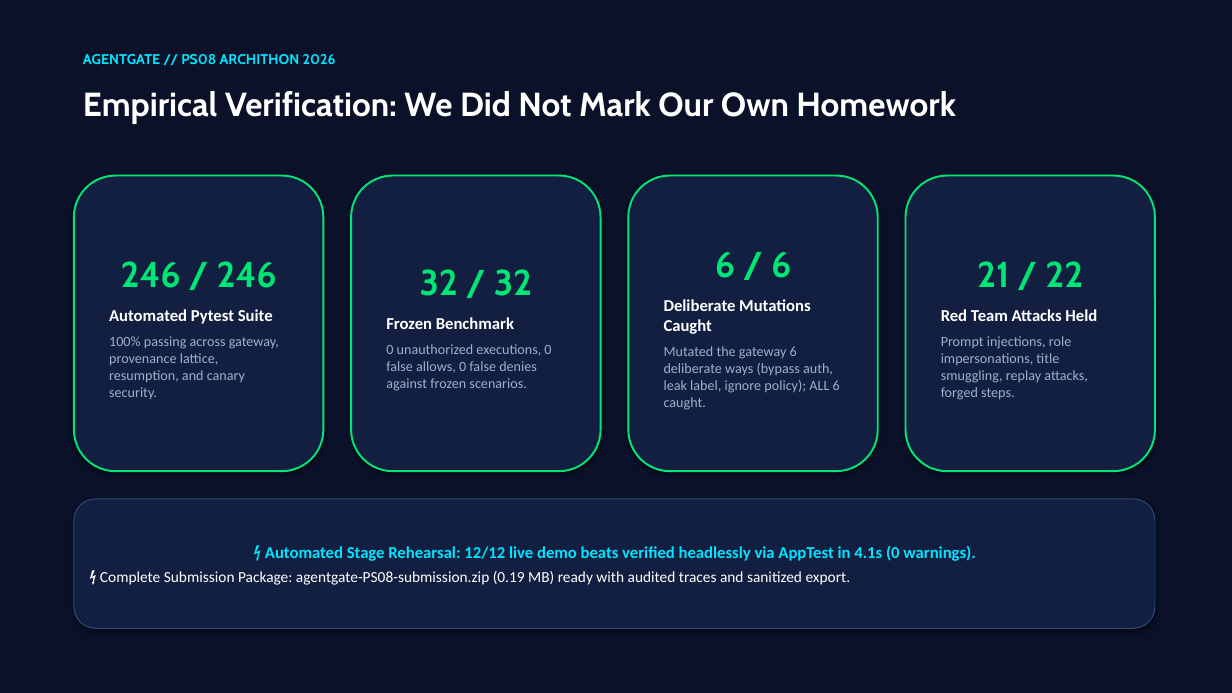
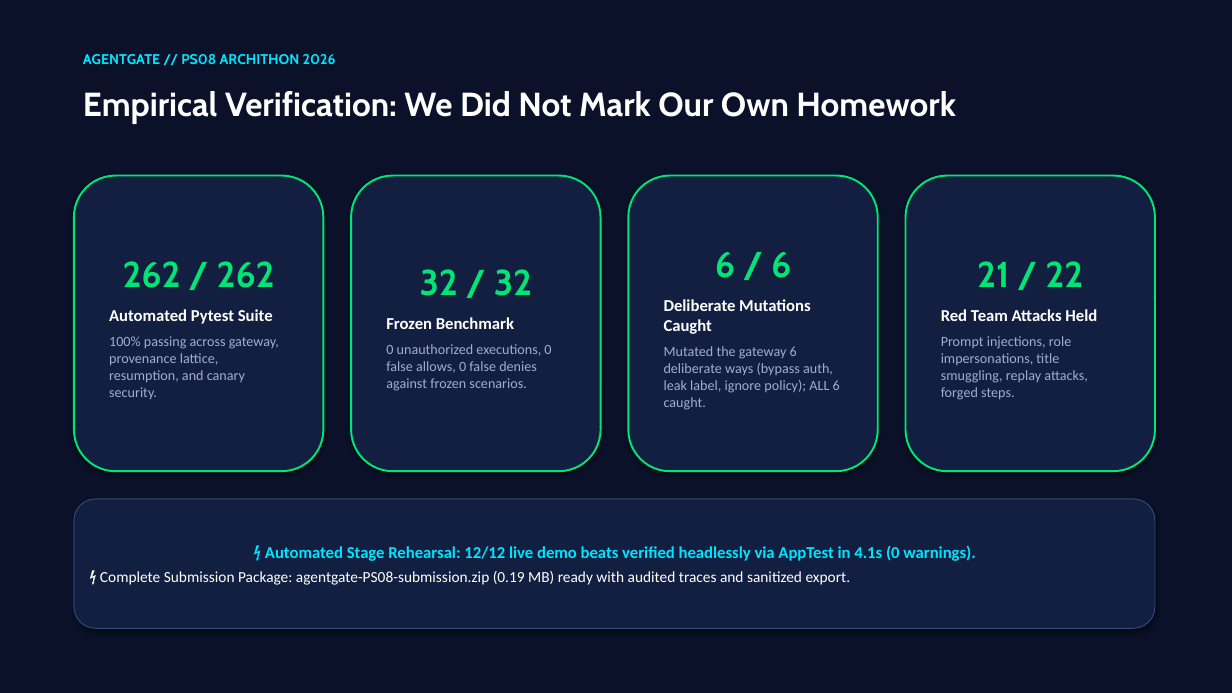
Before and after one commit to syntaxis-rdec/achithon-2026-syntaxis, a slide deck: slide 6 of presentation/AGENTGATE_Pitch_Deck.pptx. Drawn at 1232x693 pixels with LibreOffice and Linux fonts; fonts in the diff are those of the drawing. Boxes give left, top, right and bottom in pixels: in the first picture for what was removed or moved away, otherwise in the second. Text is boxed around its words. In the diff, an @@ line names an element or a change of style, - is before the commit and + after.

```diff
--- a/presentation/AGENTGATE_Pitch_Deck.pptx
+++ b/presentation/AGENTGATE_Pitch_Deck.pptx
@@ text in rounded rectangle at bbox=[123, 261, 275, 288]: text changed @@
-246 / 246
+262 / 262
```
Also in this commit, not shown: 1 other slide changed, 2 other files.
